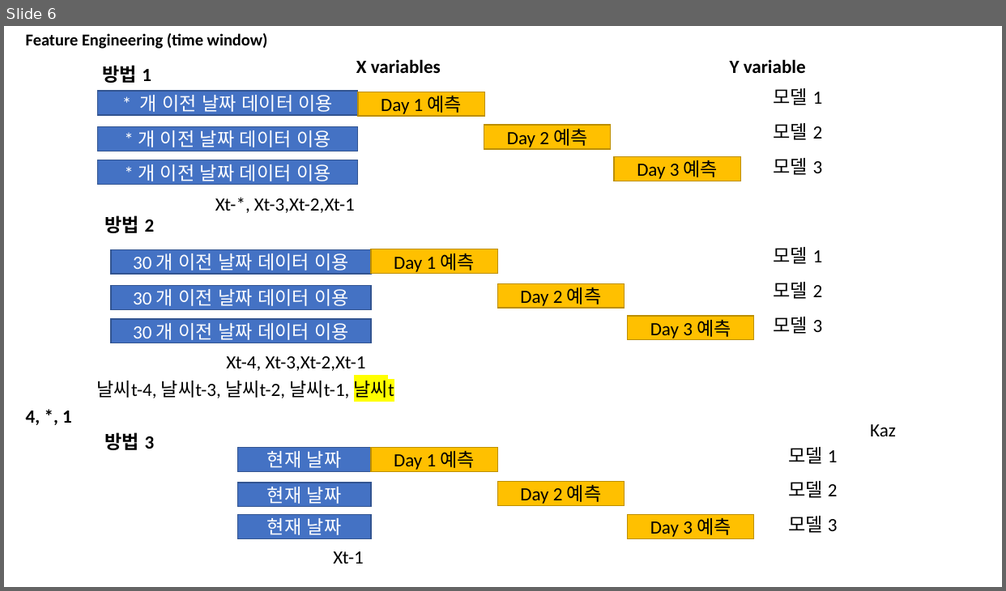
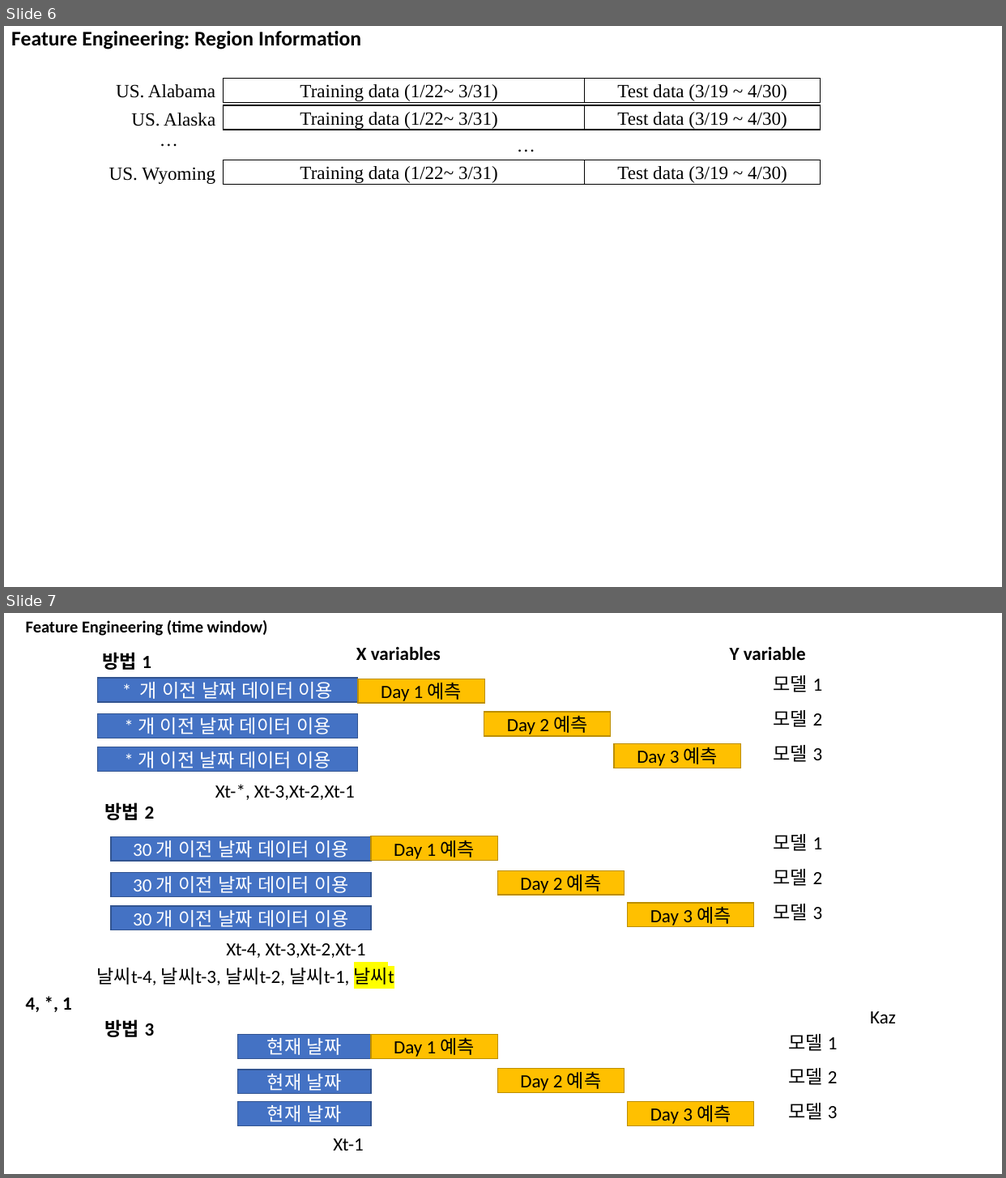
Before and after one commit to pcyoung75/GlobalForecasting, a slide deck: doc/Paper Images.pptx. Shown one above the other, each under a label of ours: slide 6 before the commit, slides 6 and 7 after it. The pictures are 1006x591 and 1006x1178 pixels, drawn with LibreOffice and Linux fonts; fonts in the diff are those of the drawing. Boxes give left, top, right and bottom in pixels: in the first picture for what was removed or moved away, otherwise in the second. Text is boxed around its words. In the diff, an @@ line names an element or a change of style, - is before the commit and + after.

```diff
--- a/doc/Paper Images.pptx
+++ b/doc/Paper Images.pptx
@@ slide 6 added at (4,26,1002,587), background #FFFFFF @@
@@ title added at (11,31,361,49), 20 pt, text #000000, bold @@
+Feature Engineering: Region Information
@@ text added at (116,84,215,98), 18 pt, text #000000 @@
+US. Alabama
@@ rectangle added at (224,79,585,102), fill #FFFFFF, outline #000000 1 pt, 18 pt, text #000000 @@
+Training data (1/22~ 3/31)
@@ rectangle added at (585,79,820,102), fill #FFFFFF, outline #000000 1 pt, 18 pt, text #000000 @@
+Test data (3/19 ~ 4/30)
@@ text added at (131,113,215,126), 18 pt, text #000000 @@
+US. Alaska
@@ rectangle added at (224,105,585,130), fill #FFFFFF, outline #000000 1 pt, 18 pt, text #000000 @@
+Training data (1/22~ 3/31)
@@ rectangle added at (585,105,820,130), fill #FFFFFF, outline #000000 1 pt, 18 pt, text #000000 @@
+Test data (3/19 ~ 4/30)
@@ text added at (151,124,185,154), 18 pt, text #000000 @@
+…
@@ text added at (509,130,543,160), 18 pt, text #000000 @@
+…
@@ text added at (109,167,215,184), 18 pt, text #000000 @@
+US. Wyoming
@@ rectangle added at (224,160,585,184), fill #FFFFFF, outline #000000 1 pt, 18 pt, text #000000 @@
+Training data (1/22~ 3/31)
@@ rectangle added at (585,160,820,184), fill #FFFFFF, outline #000000 1 pt, 18 pt, text #000000 @@
+Test data (3/19 ~ 4/30)
@@ what was slide 6 is now slide 7 @@
```
Also in this commit, not shown: 1 slide changed, 61 other slides added, 4 other files.
